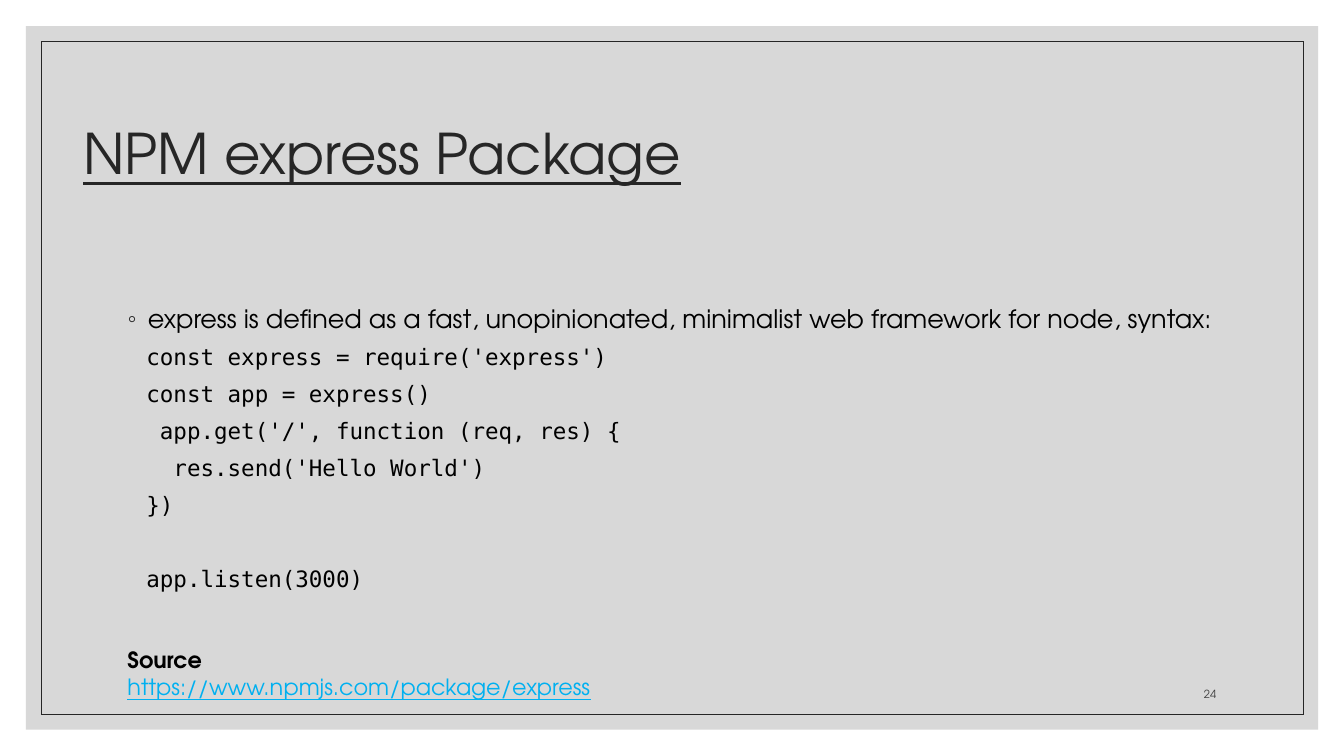
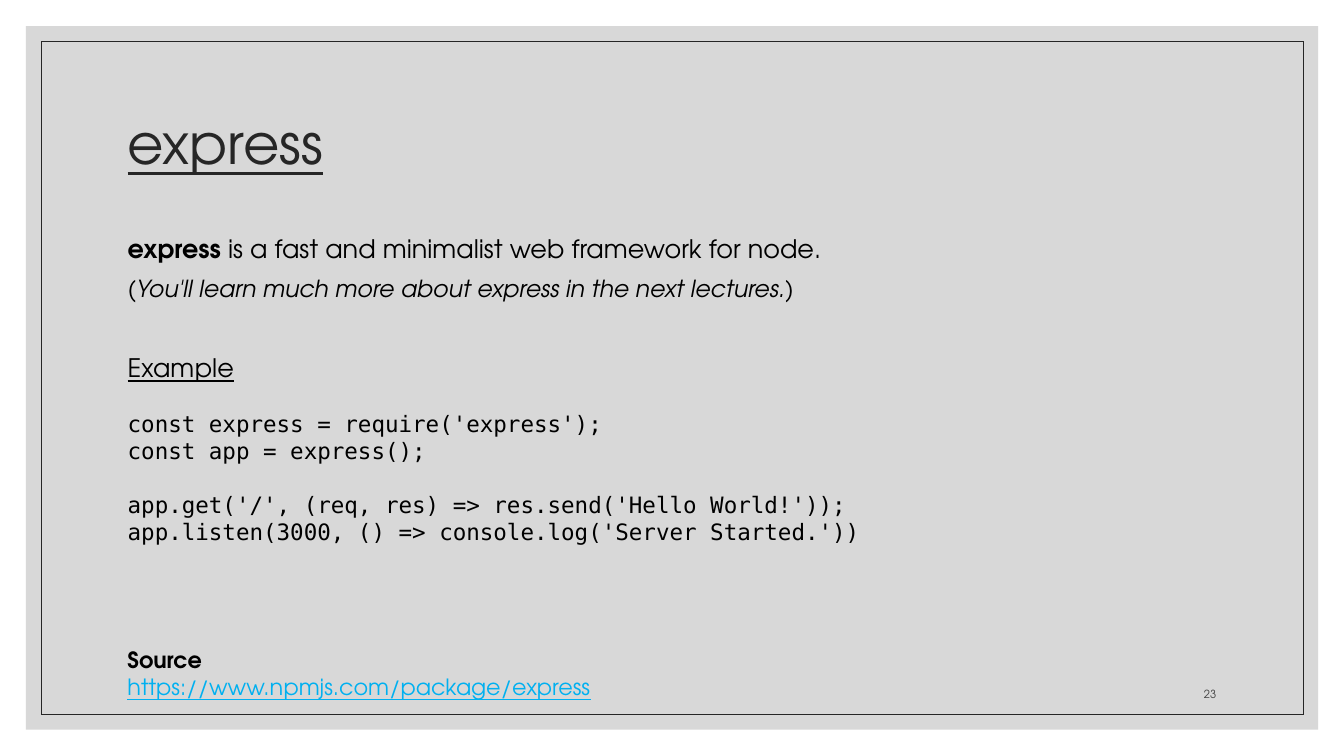
Before and after one commit to zackstotts/base-node-curriculum, a slide deck: slide 23 of unit_01/slides/Unit01-PartII.pptx (slide 24 before the commit). Drawn at 1344x756 pixels with LibreOffice and Linux fonts; fonts in the diff are those of the drawing. Boxes give left, top, right and bottom in pixels: in the first picture for what was removed or moved away, otherwise in the second. Text is boxed around its words. In the diff, an @@ line names an element or a change of style, - is before the commit and + after.

```diff
--- a/unit_01/slides/Unit01-PartII.pptx
+++ b/unit_01/slides/Unit01-PartII.pptx
@@ title at box(128, 132, 323, 175): text changed @@
-NPM express Package
+express
@@ text at box(128, 239, 859, 545): text changed @@
-◦ express is defined as a fast, unopinionated, minimalist web framework for node, syntax:
-const express = require('express')
-const app = express()
-app.get('/', function (req, res) {
-res.send('Hello World')
-})
-app.listen(3000)
+express is a fast and minimalist web framework for node.
+(You'll learn much more about express in the next lectures.)
+Example
+const express = require('express');
+const app = express();
+app.get('/', (req, res) => res.send('Hello World!'));
+app.listen(3000, () => console.log('Server Started.'))
@@ page number at box(1204, 689, 1216, 698): text changed @@
-24
+23
```
Also in this commit, not shown: 17 other slides changed, 6 slides added, 10 slides removed, 1 other file.
